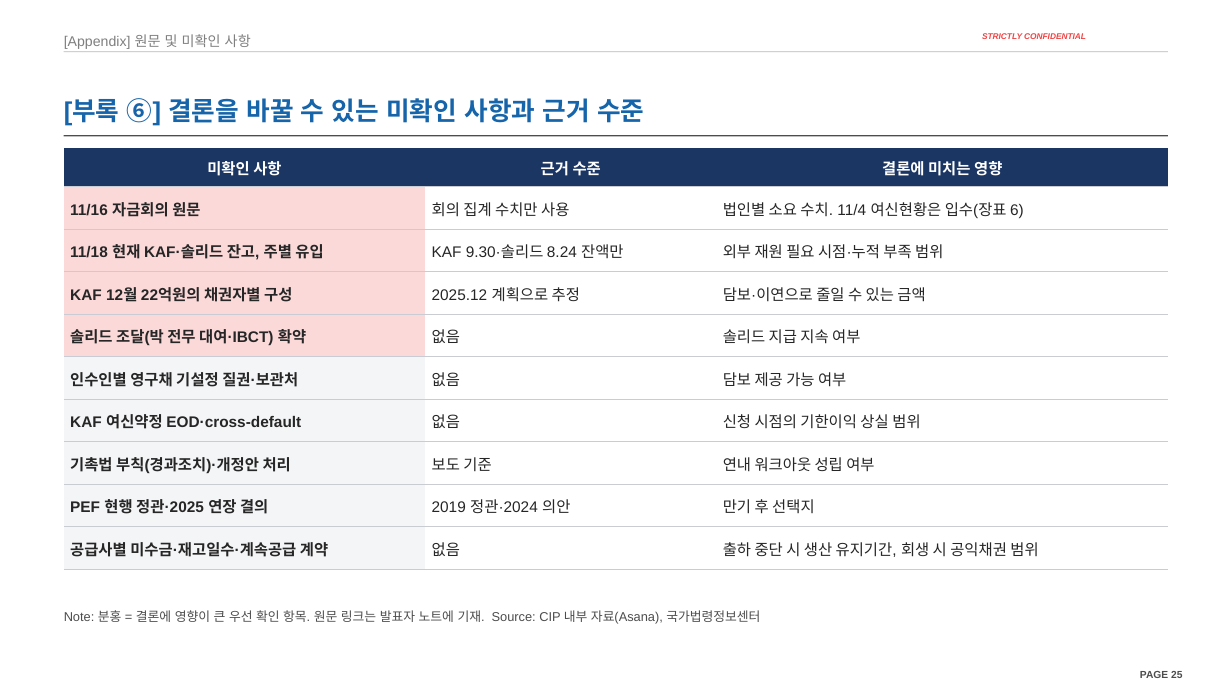
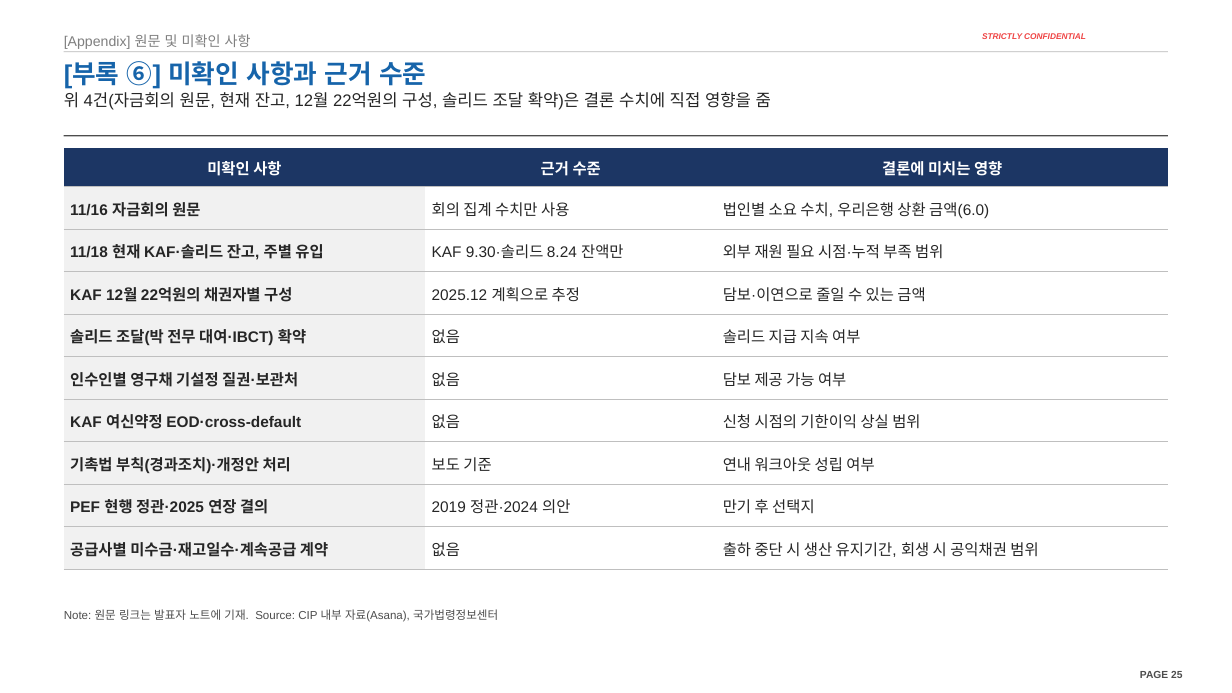
Before and after one commit to jogyesung/GS-Secretary, a slide deck: slide 25 of outputs/CIP_KAF_솔리드_자금조달차질_시나리오_20261118.pptx. Drawn at 1232x693 pixels with LibreOffice and Linux fonts; fonts in the diff are those of the drawing; background and template pictures are left out. Boxes give left, top, right and bottom in pixels: in the first picture for what was removed or moved away, otherwise in the second. Text is boxed around its words. In the diff, an @@ line names an element or a change of style, - is before the commit and + after.

```diff
--- a/outputs/CIP_KAF_솔리드_자금조달차질_시나리오_20261118.pptx
+++ b/outputs/CIP_KAF_솔리드_자금조달차질_시나리오_20261118.pptx
@@ title "[부록 ⑥] 미확인 사항과 근거 ..." at (64, 61, 426, 89): vertical alignment bottom to top @@
@@ title at (64, 61, 426, 89): text changed @@
-[부록 ⑥] 결론을 바꿀 수 있는 미확인 사항과 근거 수준
+[부록 ⑥] 미확인 사항과 근거 수준
@@ text added at (64, 92, 771, 110), 13 pt, text #262626 @@
+위 4건(자금회의 원문, 현재 잔고, 12월 22억원의 구성, 솔리드 조달 확약)은 결론 수치에 직접 영향을 줌
@@ table at (64, 148, 1168, 569) @@
-row 2, column 3: 법인별 소요 수치. 11/4 여신현황은 입수(장표 6)
+row 2, column 3: 법인별 소요 수치, 우리은행 상환 금액(6.0)
@@ fill #FBD9D9 to #F1F1F1 in 4 cells @@
@@ fill #F4F5F7 to #F1F1F1 in 5 cells @@
@@ borders changed @@
@@ text at (64, 609, 498, 622): text changed; size 10 to 9 pt @@
-Note: 분홍 = 결론에 영향이 큰 우선 확인 항목. 원문 링크는 발표자 노트에 기재. Source: CIP 내부 자료(Asana), 국가법령정보센터
+Note: 원문 링크는 발표자 노트에 기재. Source: CIP 내부 자료(Asana), 국가법령정보센터
```
Also in this commit, not shown: 26 other slides changed, 2 other files.
